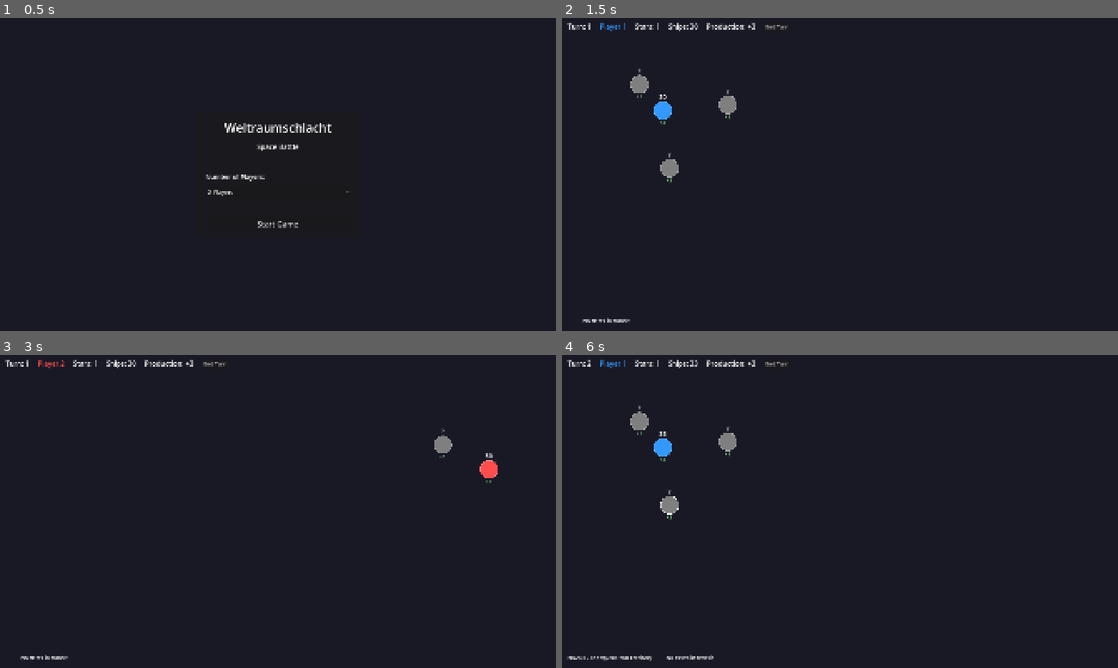
Above: before the commit, frames 1-4 (two rows, left to right).
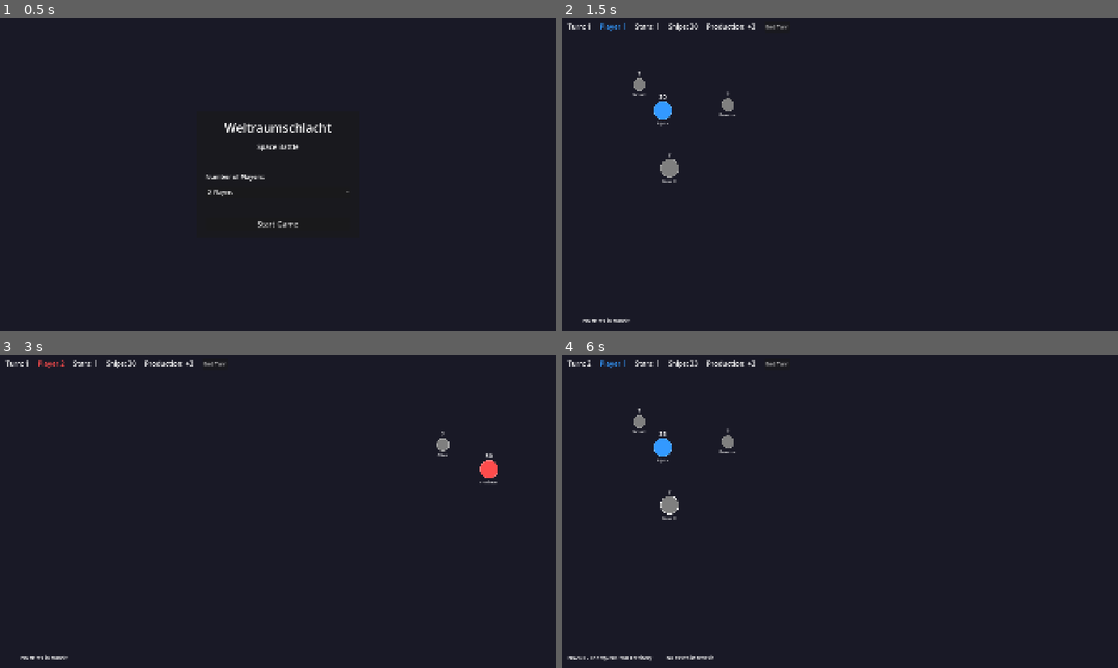
Above: after the commit, the same moments.

Repository: chrbayer/wrs
Game: Godot game, scene res://scenes/main.tscn
The game is run twice, just before and just after one commit, with the same random seed, the same clock (stepped at 60 frames per second) and the same inputs.
Inputs (mouse positions are in pixels of both pictures, inside the frame that each line leads up to):
- Up to frame 1 (0.5 s): no input
- Up to frame 2 (1.5 s): click "Start Game" at 0.5 s; click "Continue" at 1.25 s
- Up to frame 3 (3 s): click "End Turn" at 2 s; click "Continue" at 2.75 s
- Up to frame 4 (6 s): click "End Turn" at 3.5 s; click "End Turn" at 4.25 s; click "Continue" at 5 s; tap Enter at 5.75 s; move the mouse to (667, 505) at 5.77 s; click (667, 505) at 5.92 s

Frame 1 is identical in both runs. In frame 2, 0.3% of the frame differs, in the area x 12-32%, y 16-53%; in frame 3, 0.1%; in frame 4, 0.3%.

Commit message:
Show production rate via star size and add star name labels
- Remove production rate label, show production via star size instead
  (radius = 15 + production_rate * 5, ranging from 20-40 px)
- Add star name label below each star
- Dynamically position labels based on star radius
- Add missing requirements:
  - F-07: Minimum 1 turn travel time
  - C-08: Draw results in neutral system
  - S-09: Star size indicates production rate
  - S-10: Star name displayed below star
  - UI-11: Fleets in transit count visible
  - UI-12: Setup screen for player count
  - UI-13: Cancel button for fleet sending

Co-Authored-By: Claude Opus 4.5 <noreply@anthropic.com>

Diff:
--- a/scenes/star_system.tscn
+++ b/scenes/star_system.tscn
@@ -19,11 +19,12 @@
 horizontal_alignment = 1
 vertical_alignment = 1
 
-[node name="ProductionLabel" type="Label" parent="."]
-offset_left = -20.0
-offset_top = 30.0
-offset_right = 20.0
-offset_bottom = 50.0
+[node name="NameLabel" type="Label" parent="."]
+offset_left = -60.0
+offset_top = 35.0
+offset_right = 60.0
+offset_bottom = 55.0
+theme_override_font_sizes/font_size = 14
 horizontal_alignment = 1
 vertical_alignment = 1
 
--- a/scripts/star_system.gd
+++ b/scripts/star_system.gd
@@ -15,11 +15,15 @@
 
 var is_selected: bool = false
 var is_hovered: bool = false
-var base_radius: float = 30.0
 
 @onready var collision_shape: CollisionShape2D = $Area2D/CollisionShape2D
 @onready var label: Label = $Label
-@onready var production_label: Label = $ProductionLabel
+@onready var name_label: Label = $NameLabel
+
+
+func _get_radius() -> float:
+	# Radius based on production rate (1-5) -> (20-40 px)
+	return 15.0 + (production_rate * 5.0)
 
 var sprite: Sprite2D = null
 
@@ -30,25 +34,26 @@
 
 	update_visuals()
 
-	# Setup collision shape
+	# Setup collision shape based on production rate
 	var shape = CircleShape2D.new()
-	shape.radius = base_radius + 10
+	shape.radius = _get_radius() + 10
 	collision_shape.shape = shape
 
 
 func _create_sprite_visual() -> void:
 	# Create a circle texture programmatically
-	var img = Image.create(int(base_radius * 2 + 4), int(base_radius * 2 + 4), false, Image.FORMAT_RGBA8)
-	var center = Vector2(base_radius + 2, base_radius + 2)
+	var radius = _get_radius()
+	var img = Image.create(int(radius * 2 + 4), int(radius * 2 + 4), false, Image.FORMAT_RGBA8)
+	var center = Vector2(radius + 2, radius + 2)
 	var color = _get_owner_color()
 
 	# Fill with circle
 	for x in range(img.get_width()):
 		for y in range(img.get_height()):
 			var dist = Vector2(x, y).distance_to(center)
-			if dist <= base_radius:
+			if dist <= radius:
 				img.set_pixel(x, y, color)
-			elif dist <= base_radius + 2:
+			elif dist <= radius + 2:
 				img.set_pixel(x, y, color.lightened(0.3))
 			else:
 				img.set_pixel(x, y, Color(0, 0, 0, 0))
@@ -73,17 +78,18 @@
 func _update_circle_visuals() -> void:
 	if sprite:
 		# Regenerate texture with new color
-		var img = Image.create(int(base_radius * 2 + 4), int(base_radius * 2 + 4), false, Image.FORMAT_RGBA8)
-		var center = Vector2(base_radius + 2, base_radius + 2)
+		var radius = _get_radius()
+		var img = Image.create(int(radius * 2 + 4), int(radius * 2 + 4), false, Image.FORMAT_RGBA8)
+		var center = Vector2(radius + 2, radius + 2)
 		var color = _get_owner_color()
 		var outline_color = Color.WHITE if is_selected else color.lightened(0.3)
 
 		for x in range(img.get_width()):
 			for y in range(img.get_height()):
 				var dist = Vector2(x, y).distance_to(center)
-				if dist <= base_radius:
+				if dist <= radius:
 					img.set_pixel(x, y, color)
-				elif dist <= base_radius + 2:
+				elif dist <= radius + 2:
 					img.set_pixel(x, y, outline_color)
 				else:
 					img.set_pixel(x, y, Color(0, 0, 0, 0))
@@ -92,13 +98,17 @@
 
 
 func _update_labels() -> void:
+	var radius = _get_radius()
 	if label:
 		label.text = str(fighter_count)
 		label.add_theme_color_override("font_color", Color.WHITE)
-
-	if production_label:
-		production_label.text = "+%d" % production_rate
-		production_label.add_theme_color_override("font_color", Color(0.56, 0.93, 0.56))
+		# Position label above the star based on radius
+		label.position = Vector2(-40, -radius - 30)
+	if name_label:
+		name_label.text = system_name
+		name_label.add_theme_color_override("font_color", Color.WHITE)
+		# Position name label below the star based on radius
+		name_label.position = Vector2(-60, radius + 5)
 
 
 ## Hide the entire star system (fog of war - not in visibility range)
Not shown, changed: REQUIREMENTS.md
